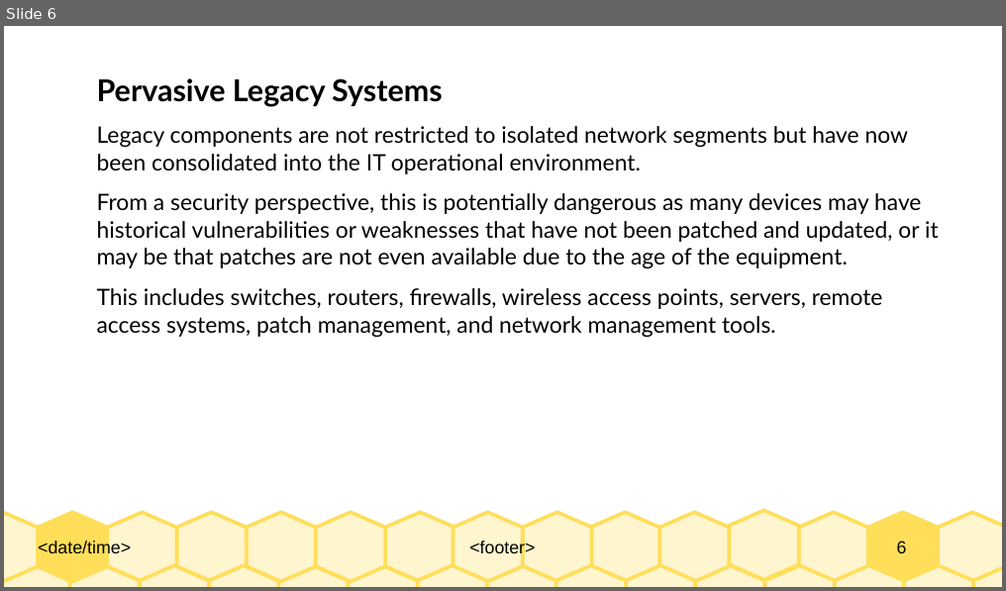
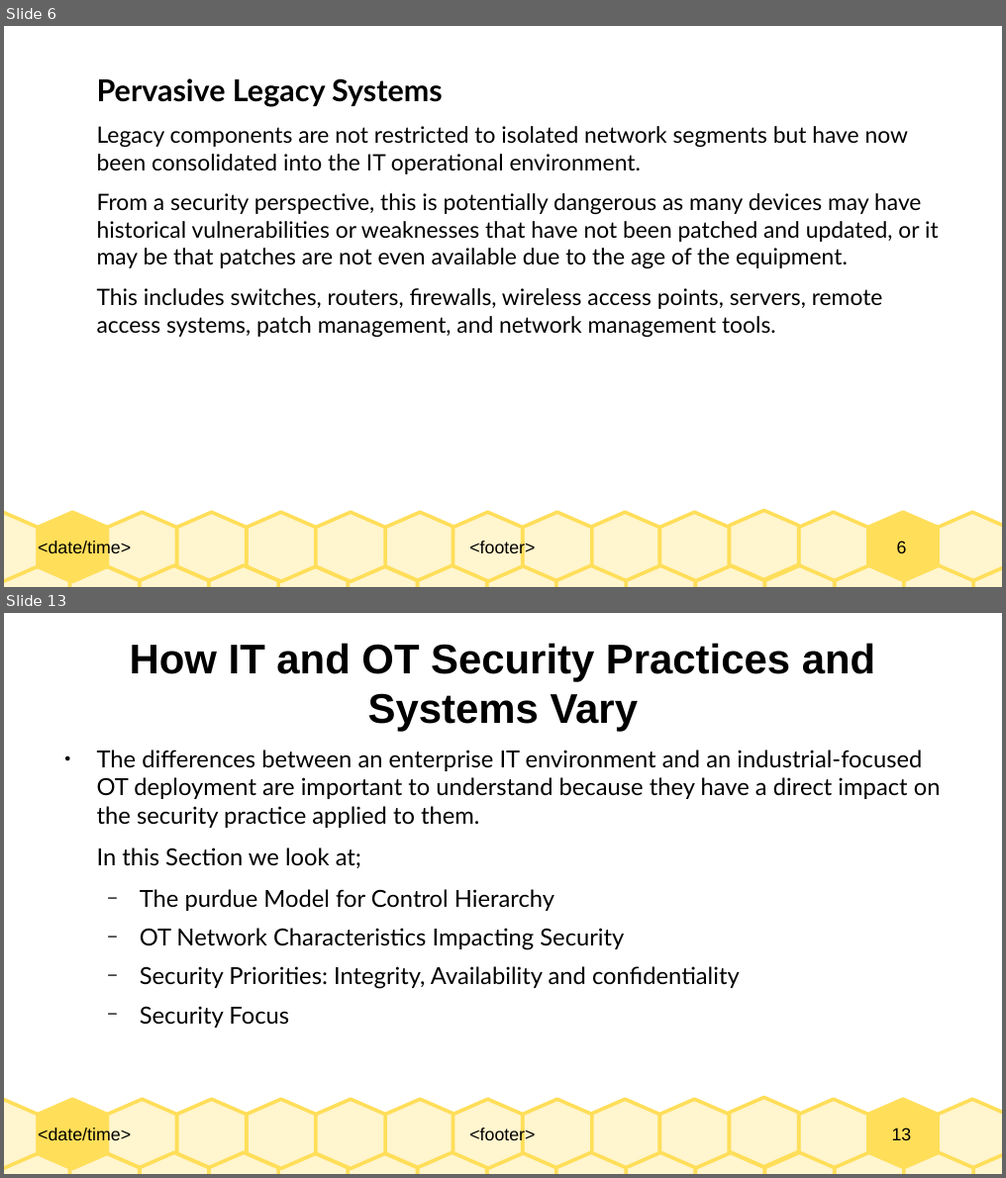
Before and after one commit to Dihfahsih1/Masters-Software-Engineering, a slide deck: yr-sem1/IoT/Chapter-8-slides.odp. Shown one above the other, each under a label of ours: slide 6 before the commit, slides 6 and 13 after it; the slides between them are not shown. The pictures are 1006x591 and 1006x1178 pixels, drawn with LibreOffice and Linux fonts; fonts in the diff are those of the drawing. Boxes give left, top, right and bottom in pixels: in the first picture for what was removed or moved away, otherwise in the second. Text is boxed around its words. In the diff, an @@ line names an element or a change of style, - is before the commit and + after.

Commit message:
Add more IoT security Slides

```diff
--- a/yr-sem1/IoT/Chapter-8-slides.odp
+++ b/yr-sem1/IoT/Chapter-8-slides.odp
@@ slide 13 added at (4, 613, 1002, 1174), background #FFFFFF; not listed: 33 template elements that a slide beside it also shows @@
@@ title added at (130, 643, 875, 732), 33 pt, text #000000, bold @@
+How IT and OT Security Practices and
+Systems Vary
@@ text added at (97, 750, 941, 1028), 18.7 pt, text #000000 @@
+● The differences between an enterprise IT environment and an industrial-focused OT deployment are important to understand because they have a direct impact on the security practice applied to them.
+In this Section we look at;
+  − The purdue Model for Control Hierarchy
+  − OT Network Characteristics Impacting Security
+  − Security Priorities: Integrity, Availability and confidentiality
+  − Security Focus
```
Also in this commit, not shown: 1 slide changed, 8 other slides added.
